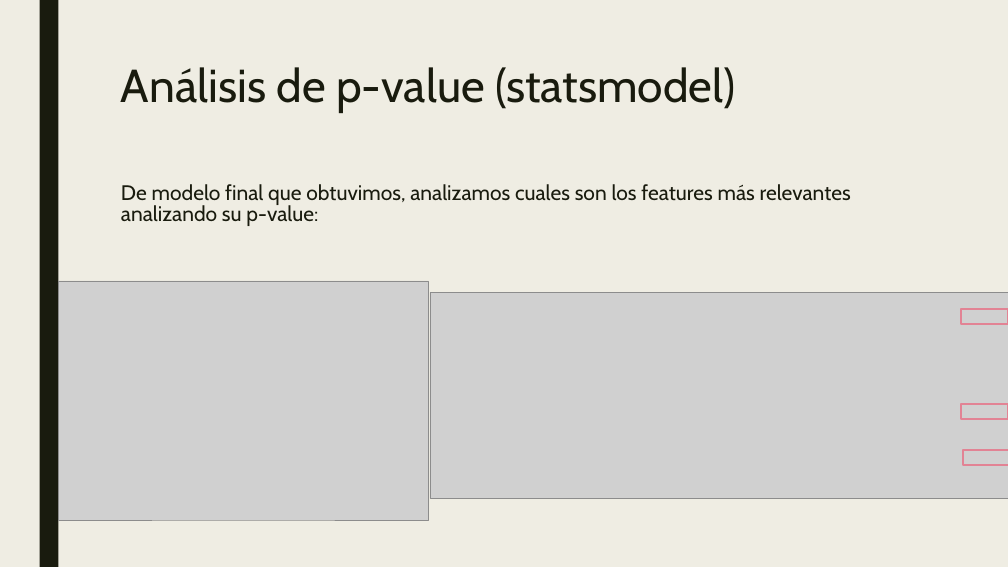
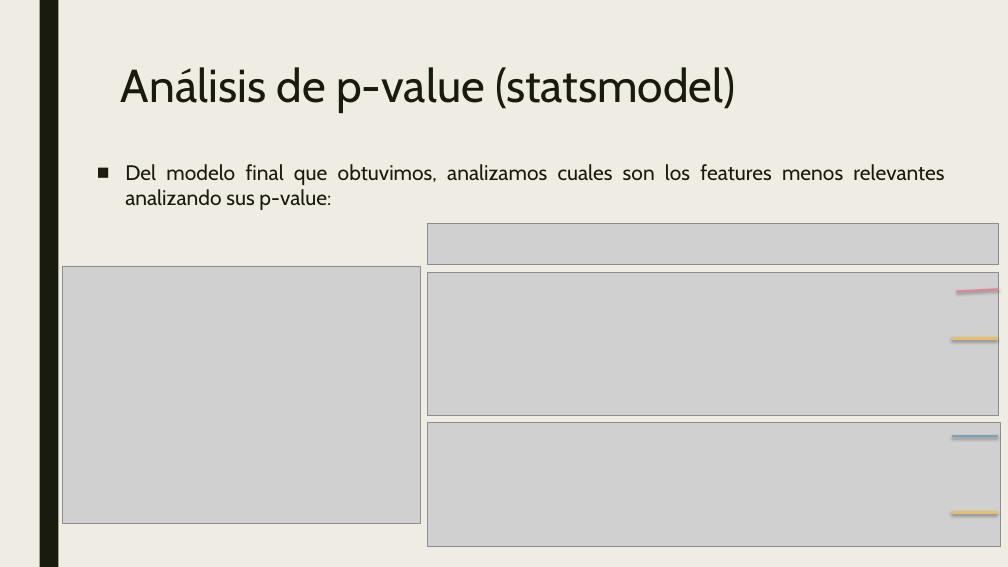
Before and after one commit to varelapablos/Desafio1-G3, a slide deck: slide 14 of Presentación - Desafio 2 - Regresión Lineal Properati.pptx (slide 16 before the commit). Drawn at 1008x567 pixels with LibreOffice and Linux fonts; fonts in the diff are those of the drawing; grey boxes stand for pictures. Boxes give left, top, right and bottom in pixels: in the first picture for what was removed or moved away, otherwise in the second. Text is boxed around its words. In the diff, an @@ line names an element or a change of style, - is before the commit and + after.

```diff
--- a/Presentación - Desafio 2 - Regresión Lineal Properati.pptx
+++ b/Presentación - Desafio 2 - Regresión Lineal Properati.pptx
@@ text "Del modelo final que obtuvimos, ..." moved from (x1=121, y1=184, x2=851, y2=226) to (x1=125, y1=164, x2=944, y2=210) @@
@@ text at (x1=125, y1=164, x2=944, y2=210): text changed @@
-De modelo final que obtuvimos, analizamos cuales son los features más relevantes analizando su p-value:
+■ Del modelo final que obtuvimos, analizamos cuales son los features menos relevantes analizando sus p-value:
@@ picture added at (x1=427, y1=224, x2=999, y2=265) @@
@@ picture resized from (x1=58, y1=281, x2=428, y2=520) to (x1=63, y1=266, x2=420, y2=524) @@
@@ picture added at (x1=427, y1=272, x2=999, y2=415) @@
@@ line added from (957, 292) to (999, 290), #E28394 2 pt @@
@@ rectangle removed at (x1=961, y1=309, x2=1008, y2=324) @@
@@ line added from (952, 339) to (998, 339), #E6C069 3 pt @@
@@ rectangle removed at (x1=961, y1=404, x2=1008, y2=419) @@
@@ picture resized from (x1=430, y1=293, x2=1008, y2=498) to (x1=427, y1=422, x2=1000, y2=546) @@
@@ line added from (952, 436) to (998, 436), #77A2BB 2 pt @@
@@ rectangle removed at (x1=963, y1=450, x2=1008, y2=465) @@
@@ line added from (952, 513) to (998, 513), #E6C069 3 pt @@
```
Also in this commit, not shown: 11 other slides changed, 3 slides added, 4 slides removed, 1 other file.
